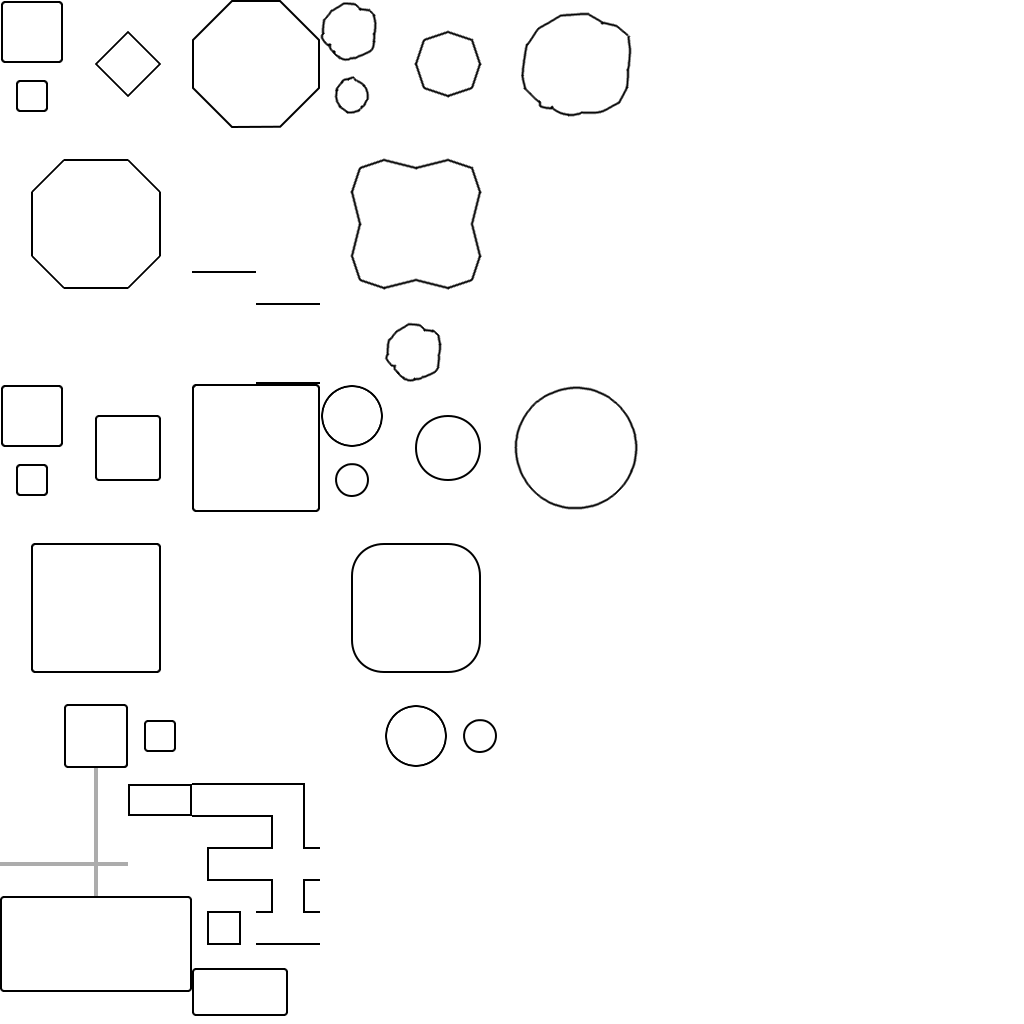
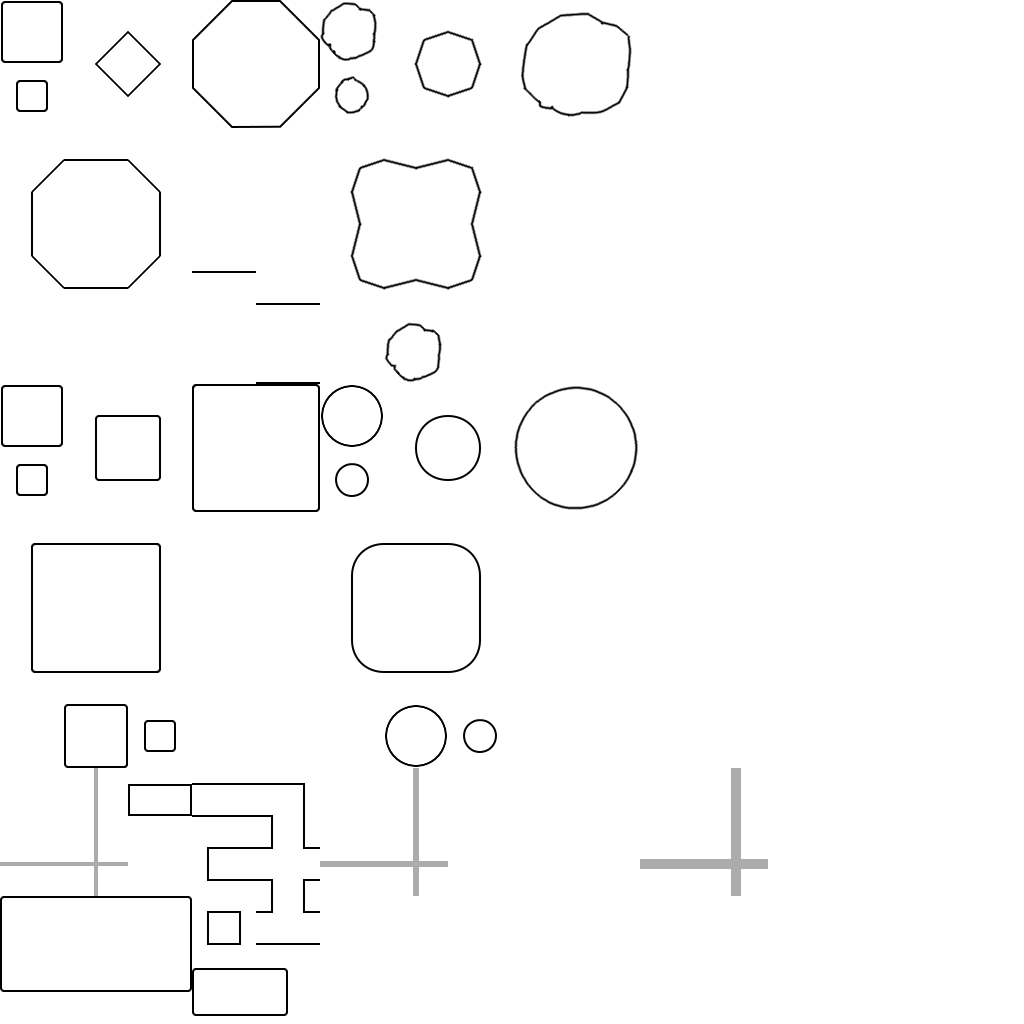
Revision of a layered 1024px x 1024px image; what changed, layer by layer:
renamed "Pasted Layer #2" to "ptmktiles-64x64.png", showed it, opacity 36% → 100%, painted on it over 320, 768, 768, 896
removed layer "low copy" over 320, 768, 448, 896
